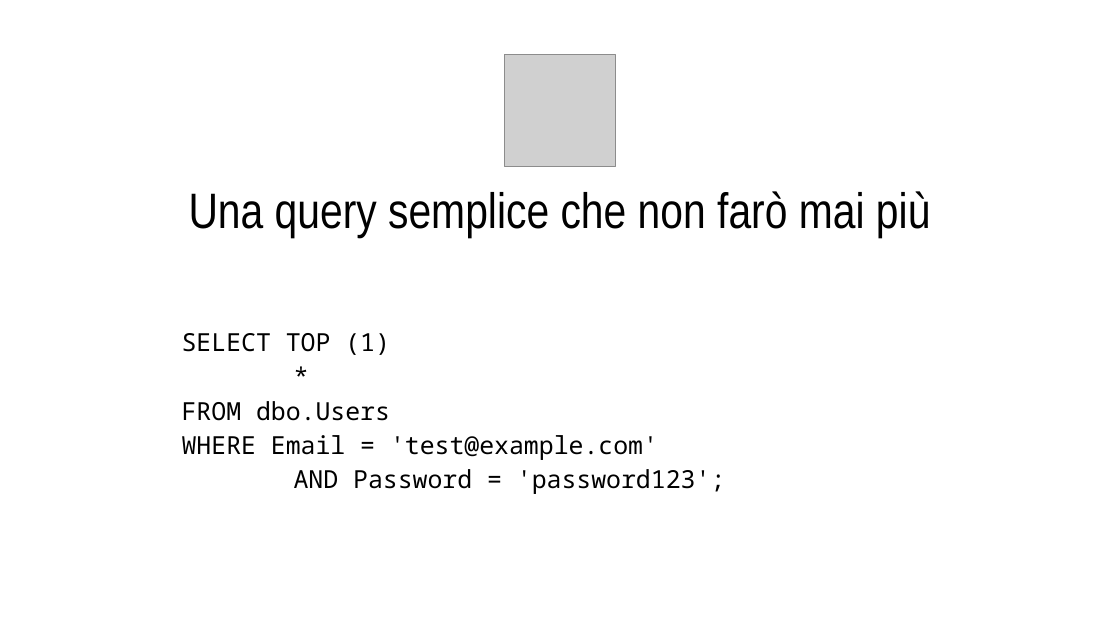
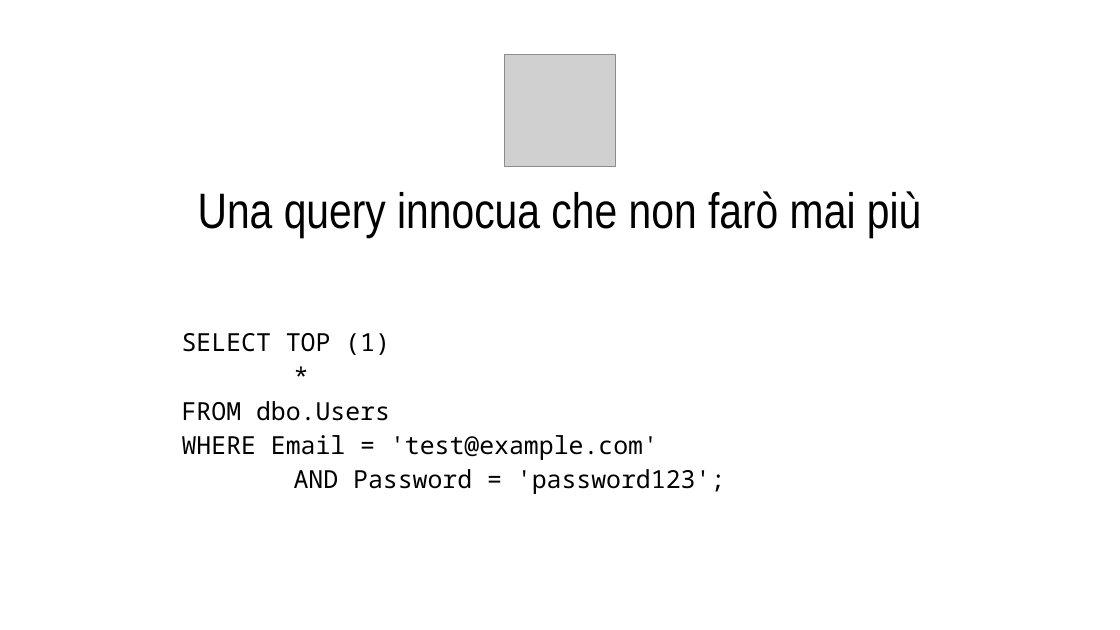
Before and after one commit to CodicePlastico/BibeCatalogue, a slide deck: slide 2 of 2025-10-21.PirlOverflow - SQL Injection crash(ed) course.pptx. Drawn at 1120x630 pixels with LibreOffice and Linux fonts; fonts in the diff are those of the drawing; grey boxes stand for pictures; background and template pictures are left out. Boxes give left, top, right and bottom in pixels: in the first picture for what was removed or moved away, otherwise in the second. Text is boxed around its words. In the diff, an @@ line names an element or a change of style, - is before the commit and + after.

```diff
--- a/2025-10-21.PirlOverflow - SQL Injection crash(ed) course.pptx
+++ b/2025-10-21.PirlOverflow - SQL Injection crash(ed) course.pptx
@@ title at [198,191,921,237]: text changed @@
-Una query semplice che non farò mai più
+Una query innocua che non farò mai più
```
Also in this commit, not shown: 6 other slides changed, 4 slides added, 8 other files.
